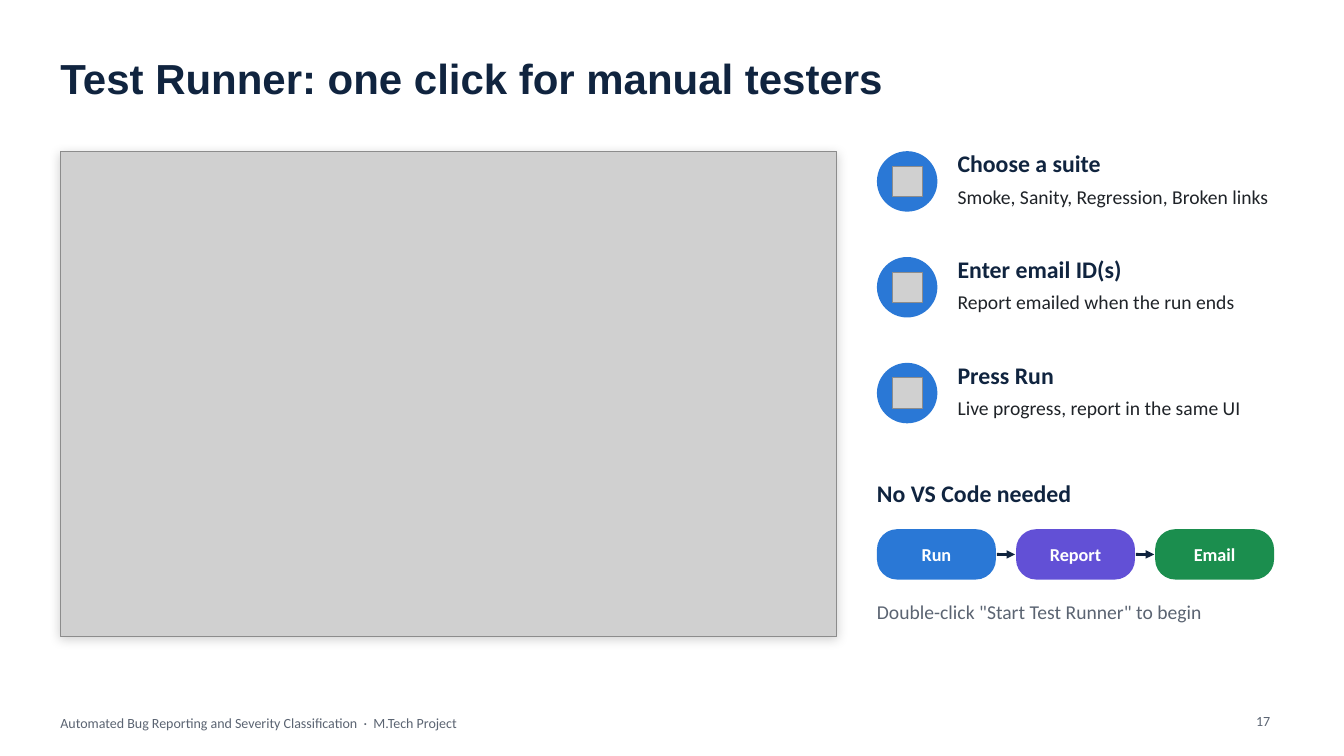
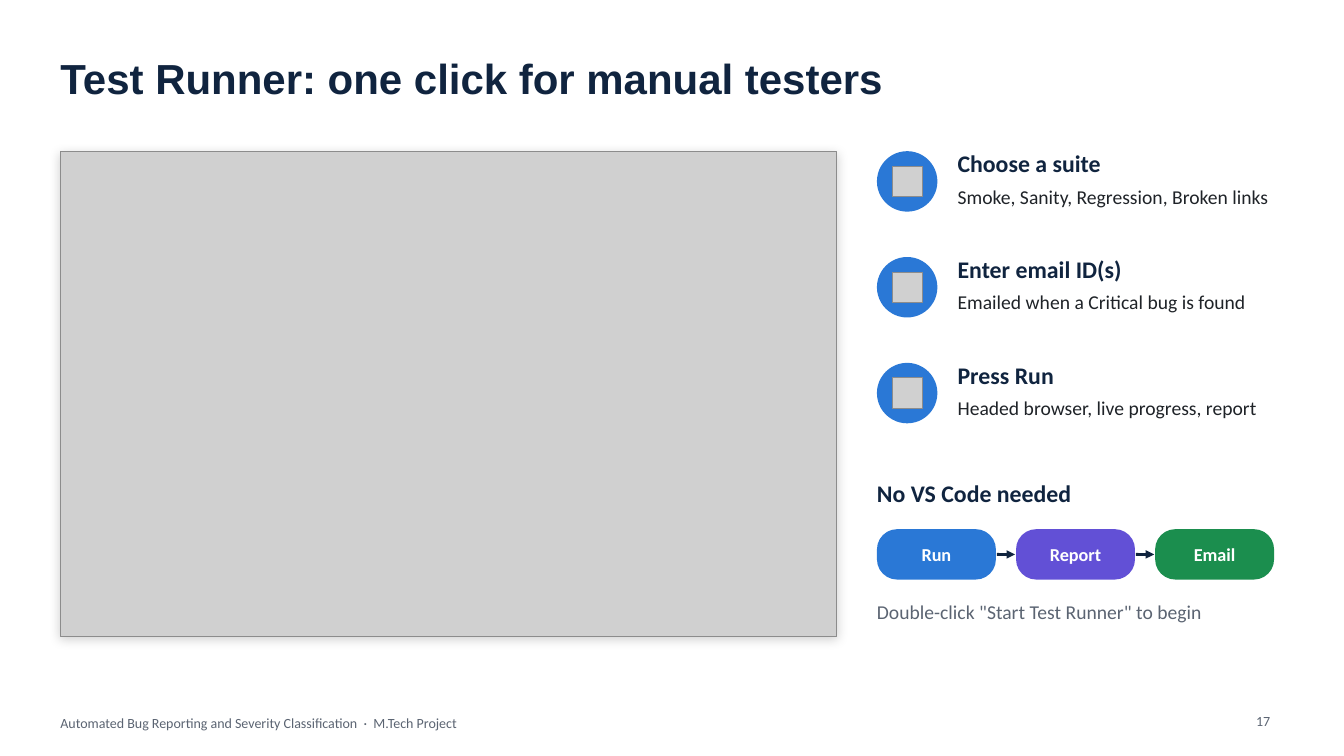
Before and after one commit to AngshumanRay/playwright-ml-bug-reporter, a slide deck: slide 17 of presentation/Automated_Bug_Reporting_Presentation.pptx. Drawn at 1344x756 pixels with LibreOffice and Linux fonts; fonts in the diff are those of the drawing; grey boxes stand for pictures. Boxes give left, top, right and bottom in pixels: in the first picture for what was removed or moved away, otherwise in the second. Text is boxed around its words. In the diff, an @@ line names an element or a change of style, - is before the commit and + after.

```diff
--- a/presentation/Automated_Bug_Reporting_Presentation.pptx
+++ b/presentation/Automated_Bug_Reporting_Presentation.pptx
@@ text at (x1=958, y1=295, x2=1245, y2=313): text changed @@
-Report emailed when the run ends
+Emailed when a Critical bug is found
@@ text at (x1=958, y1=401, x2=1256, y2=419): text changed @@
-Live progress, report in the same UI
+Headed browser, live progress, report
```
Also in this commit, not shown: 2 other slides changed, 17 other files.
